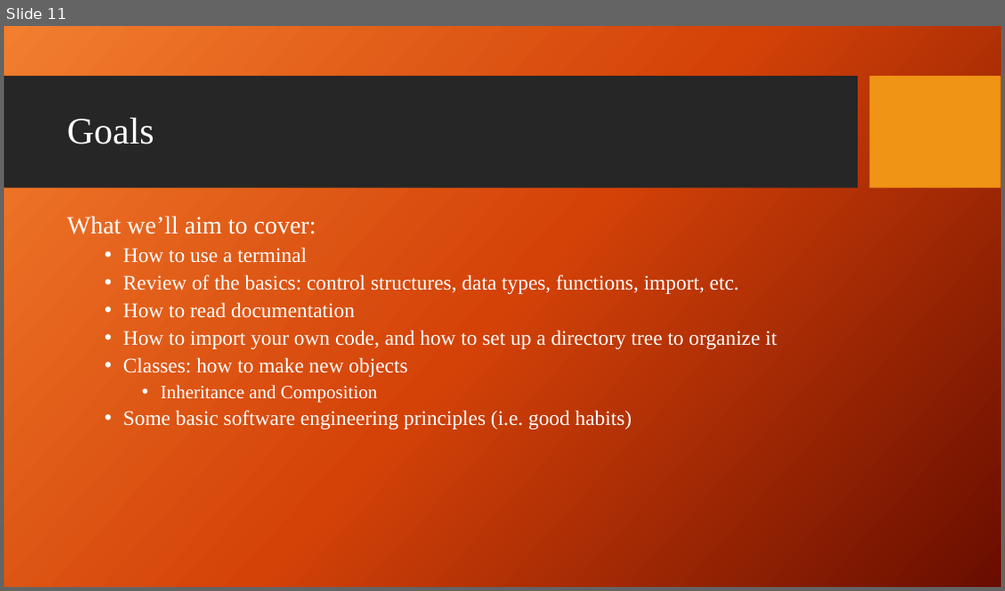
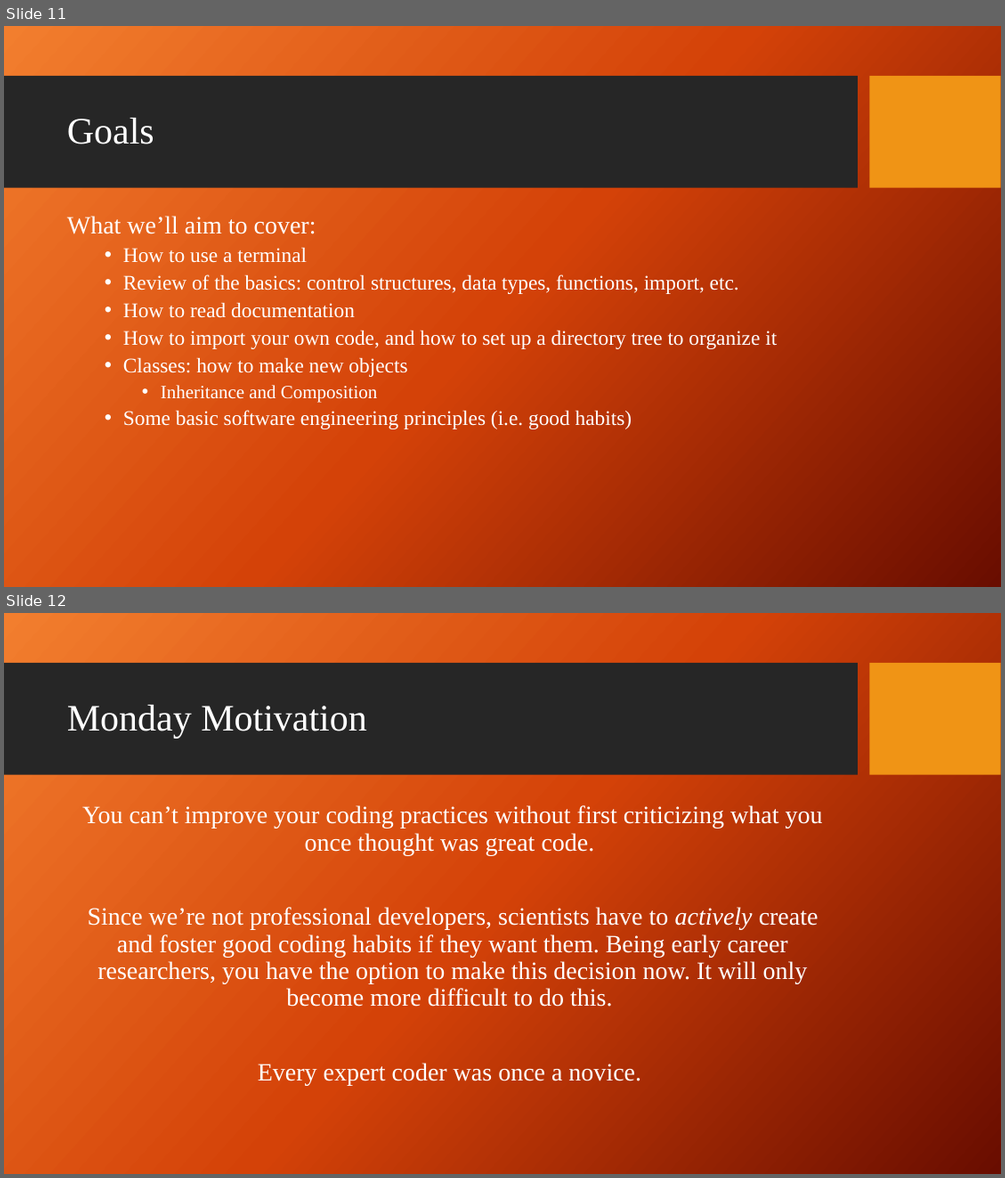
Before and after one commit to giganano/PythonBootcamp, a slide deck: slides/intro.pptx. Shown one above the other, each under a label of ours: slide 11 before the commit, slides 11 and 12 after it. The pictures are 1005x591 and 1005x1178 pixels, drawn with LibreOffice and Linux fonts; fonts in the diff are those of the drawing; background and template pictures are left out. Boxes give left, top, right and bottom in pixels: in the first picture for what was removed or moved away, otherwise in the second. Text is boxed around its words. In the diff, an @@ line names an element or a change of style, - is before the commit and + after.

Commit message:
slides: minor slide updates

```diff
--- a/slides/intro.pptx
+++ b/slides/intro.pptx
@@ slide 12 added at [4,613,1001,1174], background picture (left out); not listed: 2 template elements that a slide beside it also shows @@
@@ title added at [67,705,366,738], 36 pt, text #FFFFFF @@
+Monday Motivation
@@ text added at [82,805,823,1085], 24 pt, text #FFFFFF @@
+You can’t improve your coding practices without first criticizing what you once thought was great code.
+Since we’re not professional developers, scientists have to actively create and foster good coding habits if they want them. Being early career researchers, you have the option to make this decision now. It will only become more difficult to do this.
+Every expert coder was once a novice.
```
Also in this commit, not shown: 1 other file.
